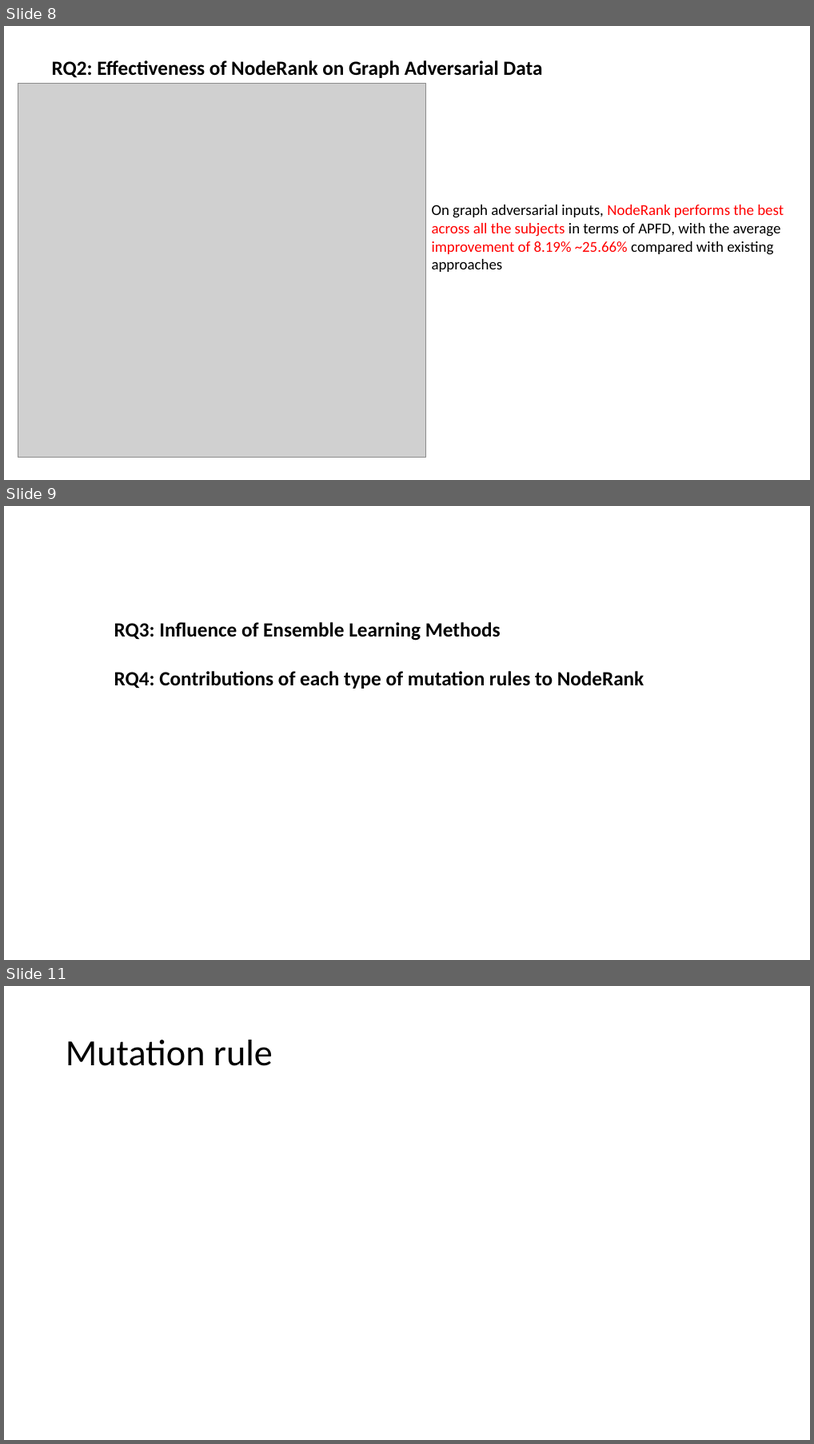
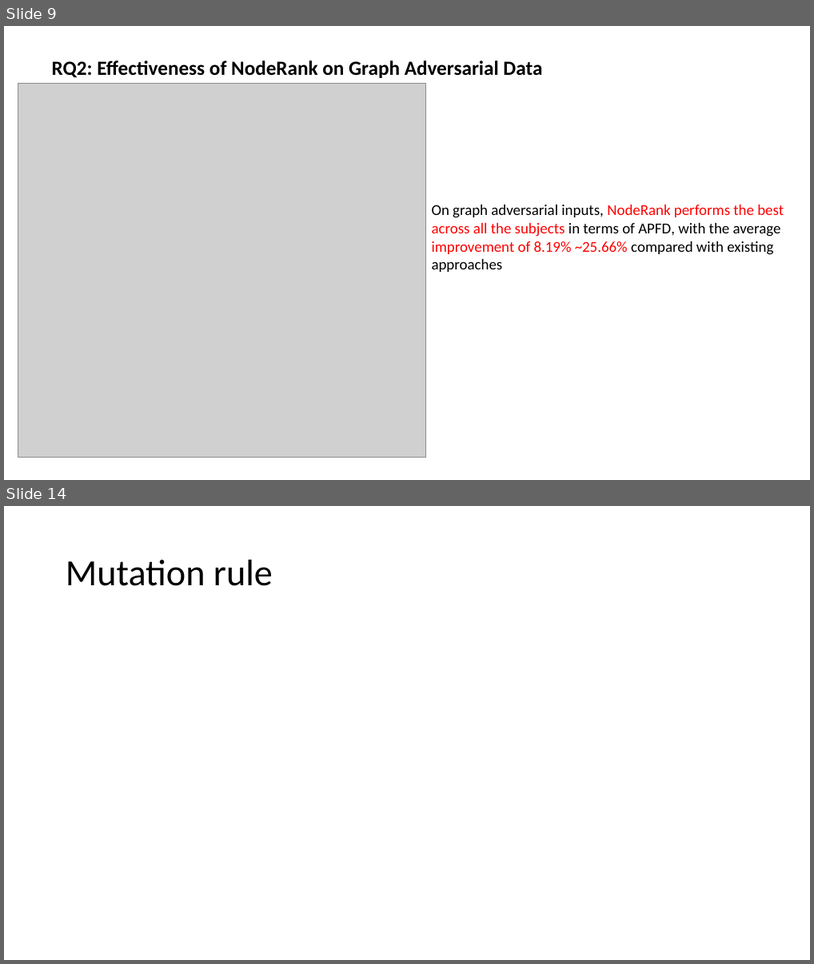
Before and after one commit to yinghuali/NodeRank, a slide deck: NodeRank.pptx. Shown one above the other, each under a label of ours: slides 8, 9 and 11 before the commit, slides 9 and 14 after it; the slides between them are not shown. The pictures are 814x1444 and 814x964 pixels, drawn with LibreOffice and Linux fonts; fonts in the diff are those of the drawing; grey boxes stand for pictures. Boxes give left, top, right and bottom in pixels: in the first picture for what was removed or moved away, otherwise in the second. Text is boxed around its words. In the diff, an @@ line names an element or a change of style, - is before the commit and + after.

```diff
--- a/NodeRank.pptx
+++ b/NodeRank.pptx
@@ slide 9 removed at (4, 506, 810, 960), background #FFFFFF @@
@@ text removed at (114, 622, 645, 688) @@
-RQ3: Influence of Ensemble Learning Methods
-RQ4: Contributions of each type of mutation rules to NodeRank
@@ what was slide 8 is now slide 9 @@
@@ what was slide 11 is now slide 14 @@
```
Also in this commit, not shown: 2 slides changed, 4 slides added, 3 other files.
